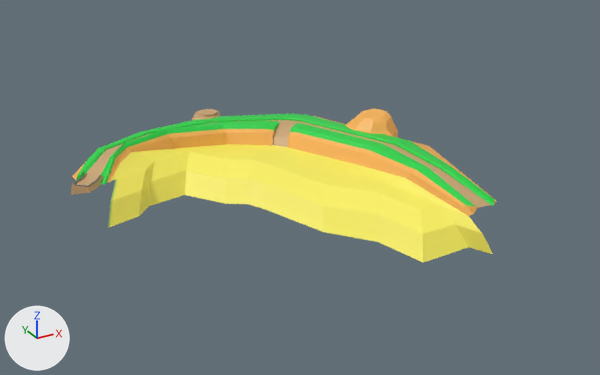
Renders of the FBX model GamesNowJam/Assets/FBX/island_1.fbx from each side of a commit.
Camera for both pictures: a camera (50 mm lens) standing at (-121.0, -390.0, 182.0) and looking at (88.0, -9.0, -8.0). The axes (+X, +Y, +Z) are drawn at lower left. The lights are the same throughout.
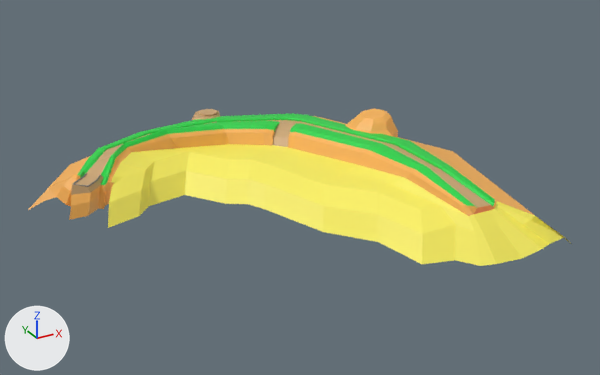
Boxes (x1, y1, x2, y2) around the edits, measured in the pictures (600 x 375 px; the box of a moved part takes in the faces that stretch with it):
'Plane', reshaped (27% wider)
    before: (71, 109, 497, 263)
    after: (28, 109, 569, 266)
part 1 of me_plane_001, moved or reshaped
    before: (71, 120, 493, 263)
    after: (28, 117, 569, 266)
part 2 of me_plane_001, surface changed
    before: (76, 175, 117, 182)
    after: (76, 175, 117, 183)

Edits to the bpy script that builds the scene:
```text
Change me_plane_001:
    used by ob_plane; location = (97.3, 18.5, 1.6)
    remove me_plane_001.from_pydata(...)  # 539 vertices, 488 faces; spans x -128.0..83.0, y -126.0..86.0, z -24.0..15.0
    add me_plane_001.from_pydata(...)  # 583 vertices, 534 faces; spans x -149.0..110.0, y -143.0..103.0, z -24.0..15.0
    me_plane_001 part 1
    20 vertices are removed from x -127.0..56.0, y -126.0..61.0, z -22.0..6.0
    231 faces are deleted
    7 vertices move from x -126.0..41.0, y -116.0..15.0, z -22.0..1.0 to x -126.0..29.0, y -121.0..14.0, z -22.0..1.0
    64 vertices are added at x -149.0..110.0, y -143.0..103.0, z -24.0..-2.0
    277 new faces join them
    me_plane_001 part 2: 2 kept faces spanning x -122.0..-101.0, y 13.0..27.0, z -4.0..1.0 get new texture (UV) coordinates
```
